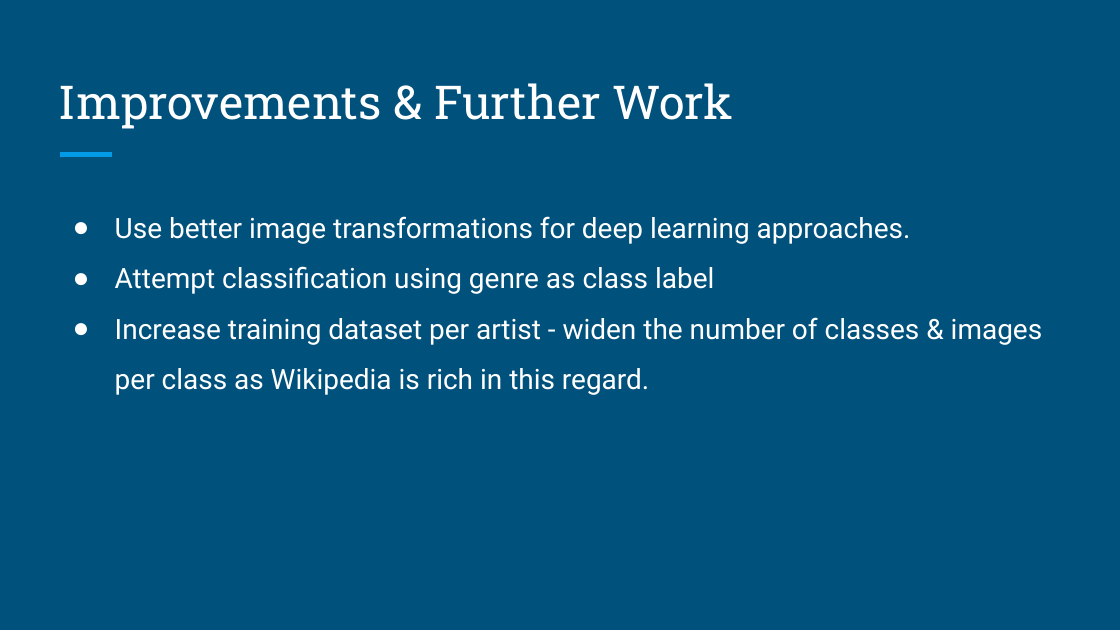
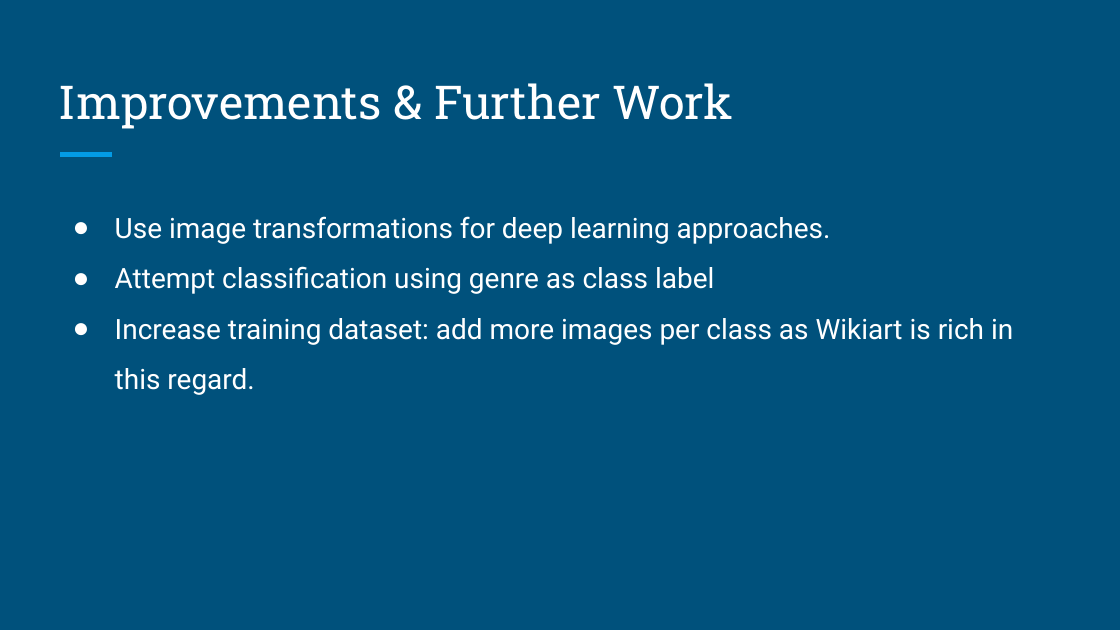
Before and after one commit to bhavika/Frida, a slide deck: slide 17 of CS688_ProjectPresentation.pptx (slide 16 before the commit). Drawn at 1120x630 pixels with LibreOffice and Linux fonts; fonts in the diff are those of the drawing. Boxes give left, top, right and bottom in pixels: in the first picture for what was removed or moved away, otherwise in the second. Text is boxed around its words. In the diff, an @@ line names an element or a change of style, - is before the commit and + after.

```diff
--- a/CS688_ProjectPresentation.pptx
+++ b/CS688_ProjectPresentation.pptx
@@ text at (x1=115, y1=216, x2=831, y2=244): text changed @@
-● Use better image transformations for deep learning approaches.
+● Use image transformations for deep learning approaches.
@@ text at (x1=115, y1=318, x2=1013, y2=395): text changed @@
-● Increase training dataset per artist - widen the number of classes & images per class as Wikipedia is rich in this regard.
+● Increase training dataset: add more images per class as Wikiart is rich in this regard.
```
Also in this commit, not shown: 6 other slides changed, 3 slides added, 2 slides removed, 1 other file.
